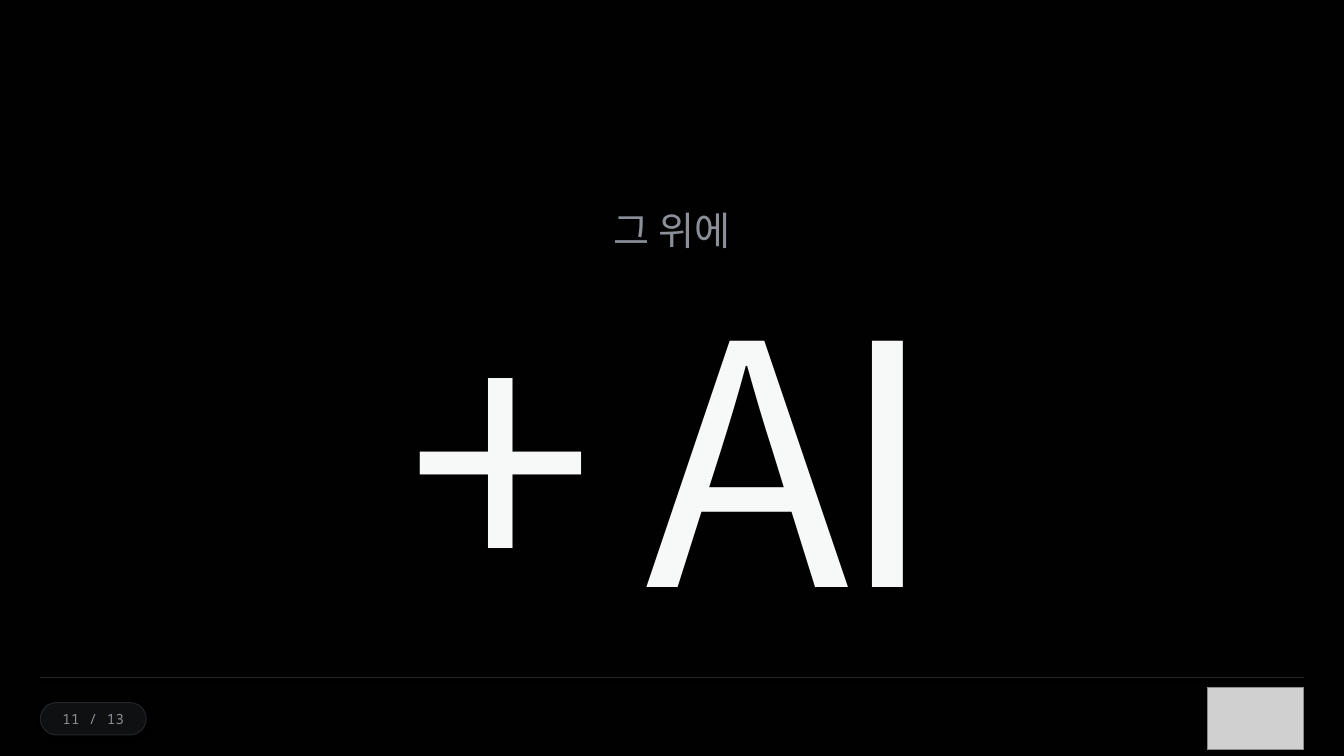
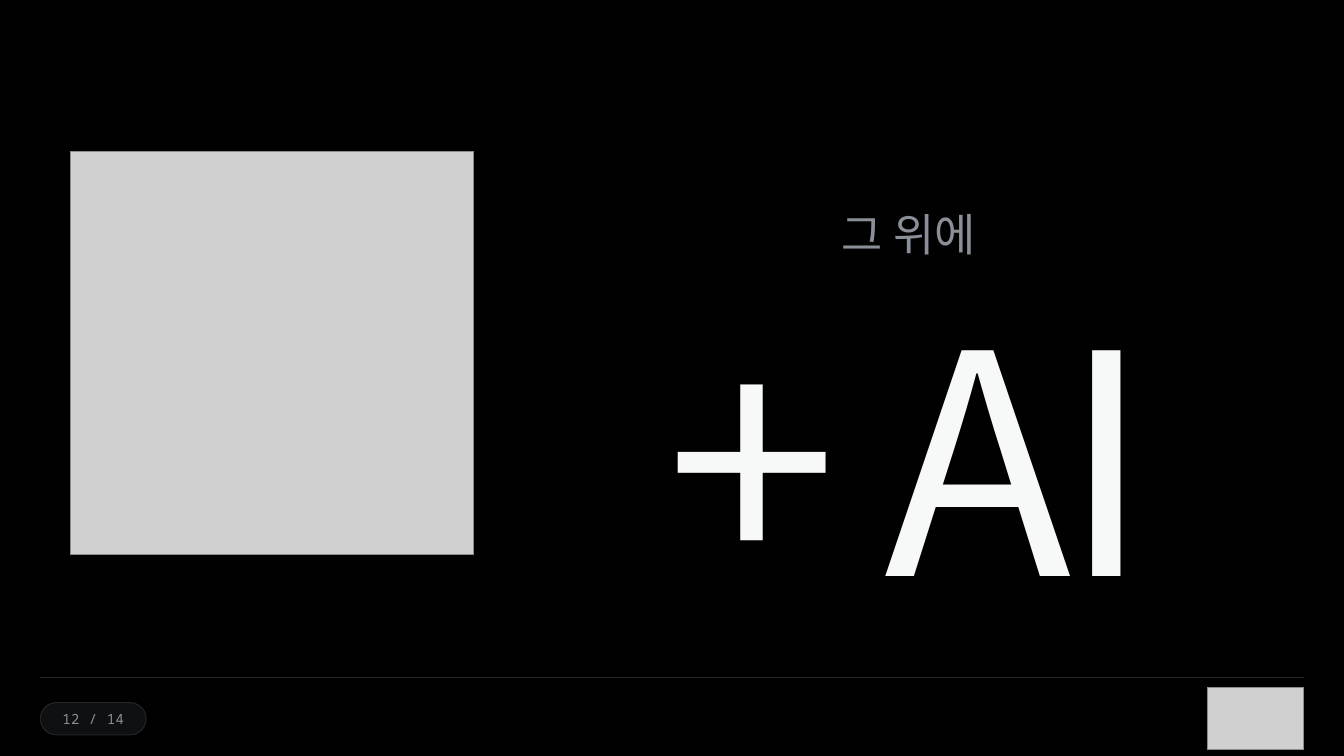
Before and after one commit to ssodcompany/edu-agent, a slide deck: slide 12 of lectures/03_sor_framework/BNI_SoR_v10.pptx (slide 11 before the commit). Drawn at 1344x756 pixels with LibreOffice and Linux fonts; fonts in the diff are those of the drawing; grey boxes stand for pictures. Boxes give left, top, right and bottom in pixels: in the first picture for what was removed or moved away, otherwise in the second. Text is boxed around its words. In the diff, an @@ line names an element or a change of style, - is before the commit and + after.

```diff
--- a/lectures/03_sor_framework/BNI_SoR_v10.pptx
+++ b/lectures/03_sor_framework/BNI_SoR_v10.pptx
@@ picture added at <box>71,151,474,555</box> @@
@@ text "그 위에": place and size @@
-text "그 위에" at <box>614,212,730,248</box>
+text "그 위에" at <box>842,214,975,255</box>
@@ text "그 위에" at <box>842,214,975,255</box>: size 28 to 32 pt @@
@@ text "+ AI": place and size @@
-text "+ AI" at <box>646,246,937,587</box>
+text "+ AI" at <box>885,350,1152,576</box>
@@ text "+ AI" at <box>885,350,1152,576</box>: size 240 to 220 pt, letter spacing -8.4 to -7.7 pt @@
@@ text in rounded rectangle at <box>62,714,124,724</box>: text changed @@
-11 / 13
+12 / 14
```
Also in this commit, not shown: 10 other slides changed, 1 slide added, 24 other files.
